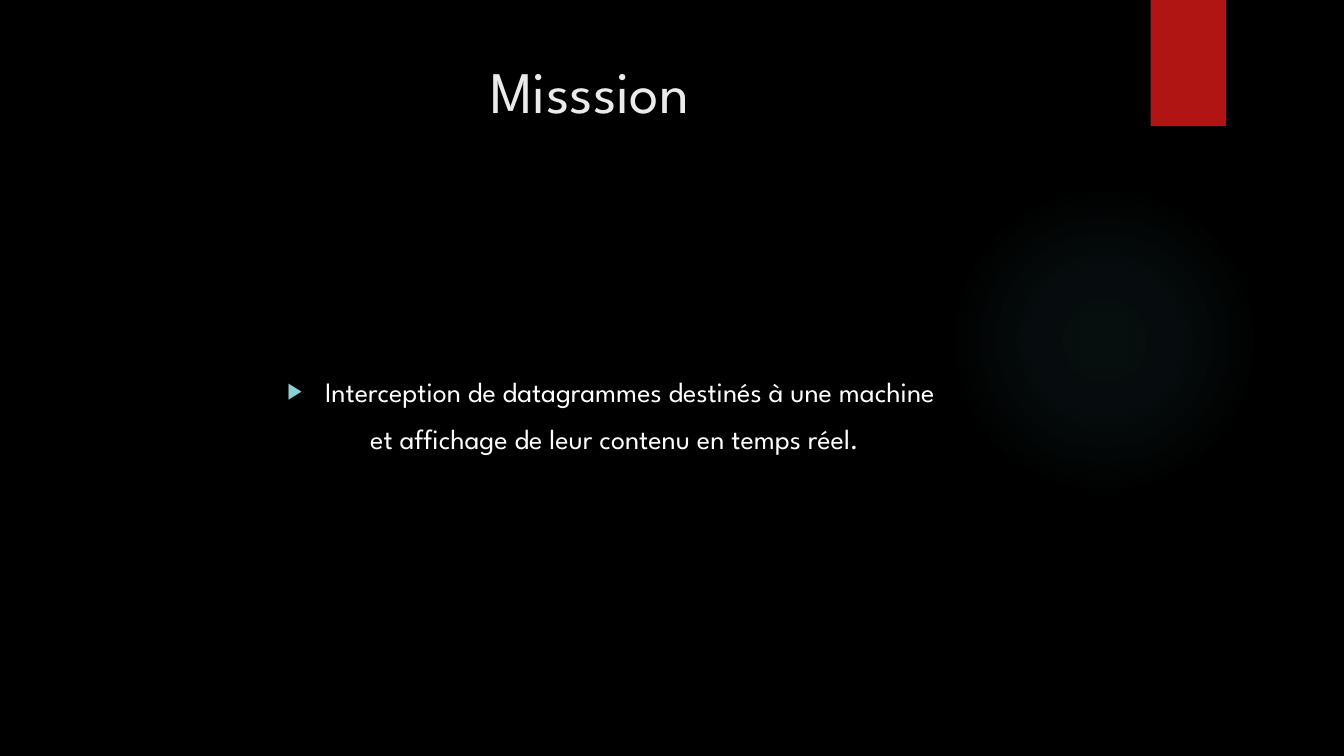
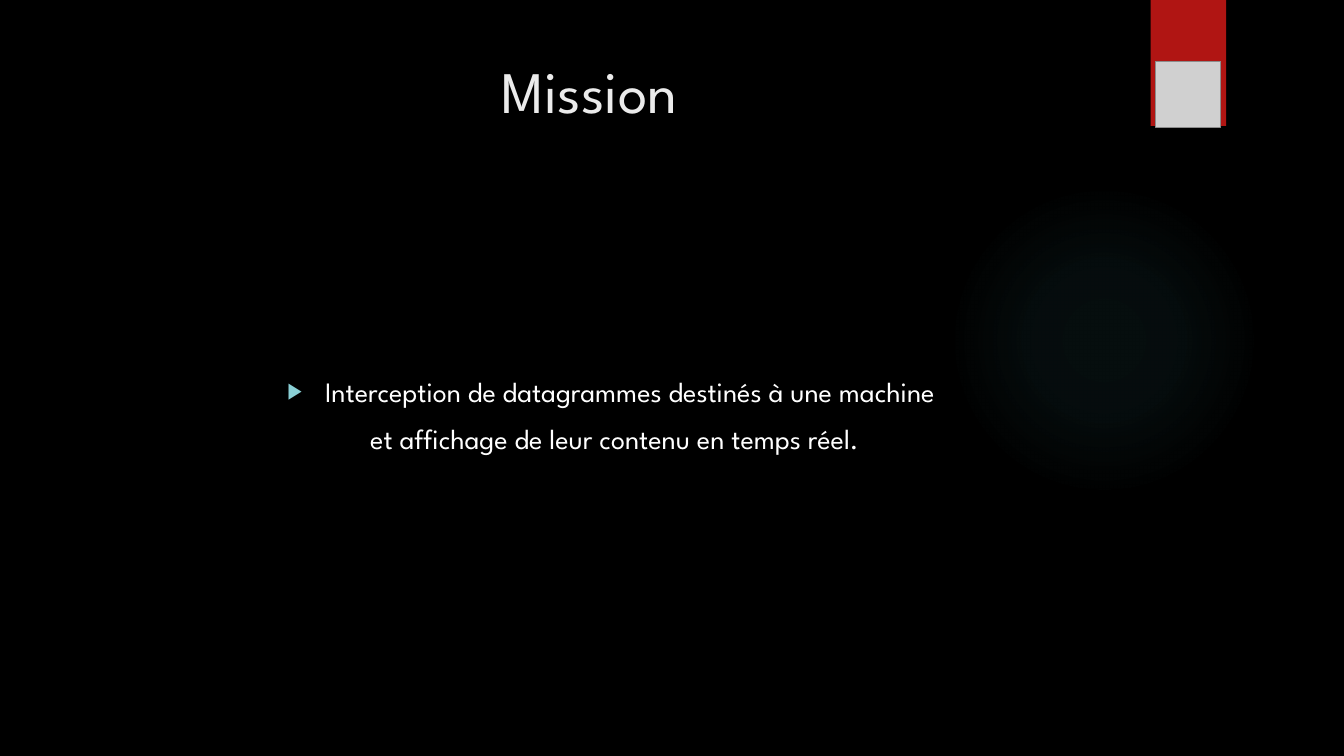
Before and after one commit to Inpeel/SITM, a slide deck: slide 3 of Avant-Projet/Stalker In The Middle.pptx. Drawn at 1344x756 pixels with LibreOffice and Linux fonts; fonts in the diff are those of the drawing; grey boxes stand for pictures; background and template pictures are left out. Boxes give left, top, right and bottom in pixels: in the first picture for what was removed or moved away, otherwise in the second. Text is boxed around its words. In the diff, an @@ line names an element or a change of style, - is before the commit and + after.

```diff
--- a/Avant-Projet/Stalker In The Middle.pptx
+++ b/Avant-Projet/Stalker In The Middle.pptx
@@ title at bbox=[502, 74, 677, 114]: text changed @@
-Misssion
+Mission
@@ picture added at bbox=[1155, 62, 1221, 127] @@
```
Also in this commit, not shown: 2 other slides changed, 15 slides added, 5 slides removed, 1 other file.
